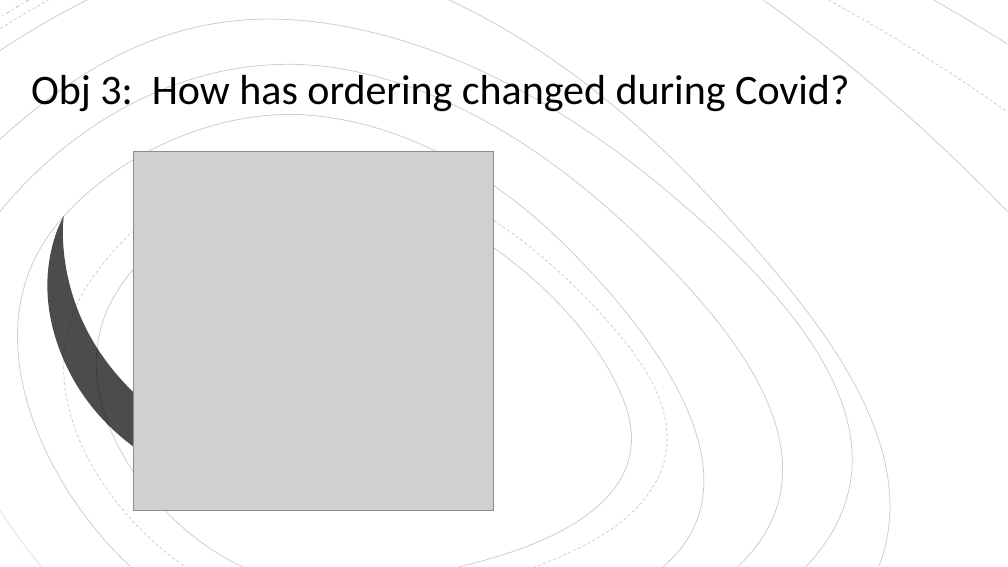
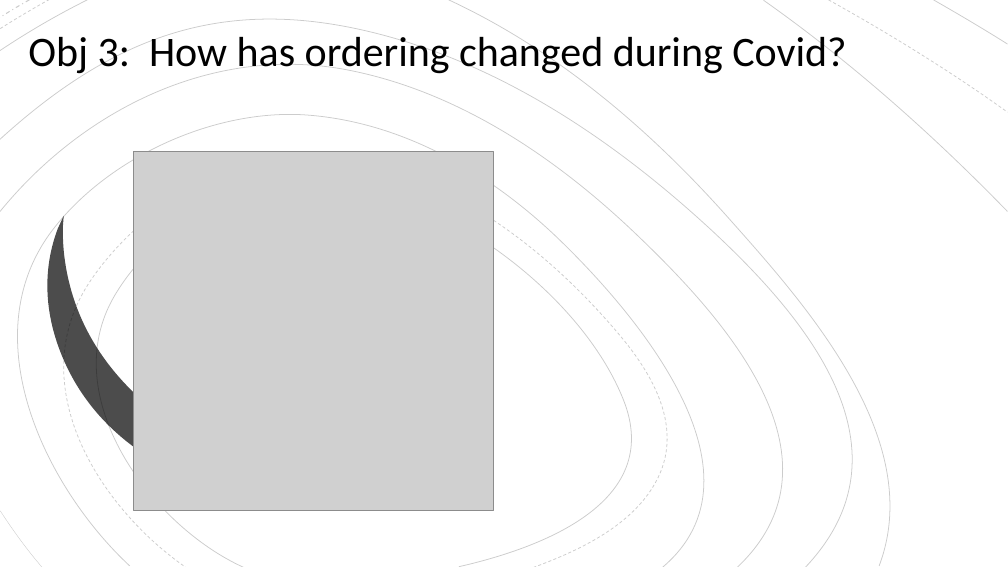
Before and after one commit to East-Coast-Collaboration/Final-Project, a slide deck: slide 9 of Presentation.pptx (slide 8 before the commit). Drawn at 1008x567 pixels with LibreOffice and Linux fonts; fonts in the diff are those of the drawing; grey boxes stand for pictures. Boxes give left, top, right and bottom in pixels: in the first picture for what was removed or moved away, otherwise in the second. Text is boxed around its words. In the diff, an @@ line names an element or a change of style, - is before the commit and + after.

```diff
--- a/Presentation.pptx
+++ b/Presentation.pptx
@@ title "Obj 3: How has ordering ...": place and size @@
-title "Obj 3: How has ordering ..." at (31, 70, 849, 115)
+title "Obj 3: How has ordering ..." at (28, 32, 846, 77)
```
Also in this commit, not shown: 1 other slide changed, 3 slides added, 2 slides removed, 1 other file.
